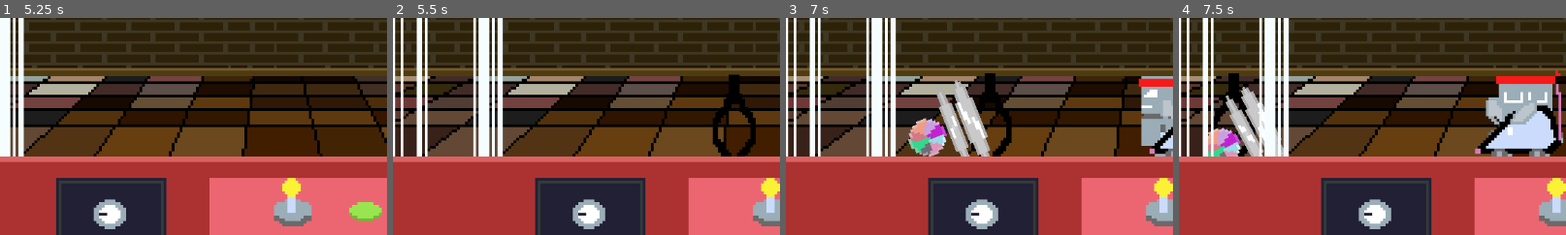
Above: before the commit, frames 1-4 (left to right).
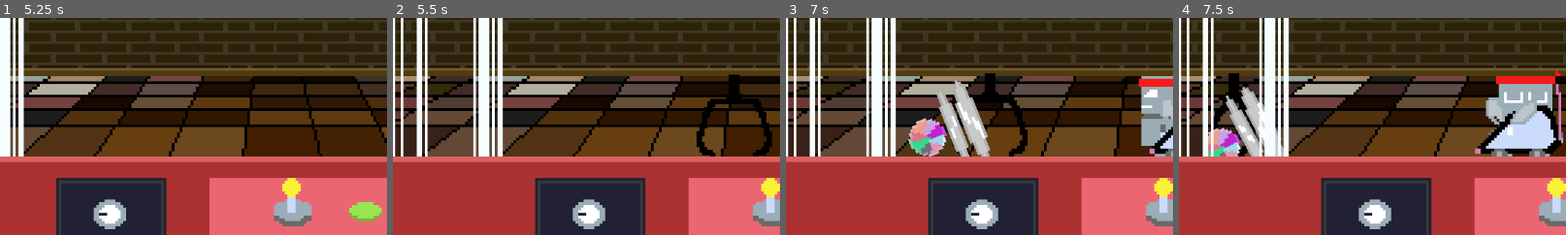
Above: after the commit, the same moments.

Repository: Jossulus/gamedevjs-jam
Game: Godot game, scene res://Scenes/main_menu.tscn
The game is run twice, just before and just after one commit, with the same random seed, the same clock (stepped at 60 frames per second) and the same inputs.
Inputs (mouse positions are % of the whole screen's width and height, from its top left):
- Up to frame 1 (5.25 s): click "INSERT COIN" at 0.5 s; tap Enter at 1.25 s; move the mouse to (72, 45) at 1.27 s; hold D (claw_right) 1.28-2.78 s; click (72, 45) at 1.35 s; tap W (claw_up) at 1.52, 2.27, 3.77, 4.52 s; move the mouse to (30, 55) at 2.02 s; click (30, 55) at 2.1 s; move the mouse to (60, 28) at 2.77 s; hold A (claw_left) 2.78-3.53 s; click (60, 28) at 2.85 s; move the mouse to (45, 70) at 3.52 s; hold D (claw_right) 3.53-5.03 s; click (45, 70) at 3.6 s; move the mouse to (80, 65) at 4.27 s; click (80, 65) at 4.35 s; move the mouse to (20, 35) at 5.02 s; hold A (claw_left) from 5.03 s (still down); click (20, 35) at 5.1 s
- Up to frame 2 (5.5 s): keep holding A (claw_left); tap W (claw_up) at 5.27 s
- Up to frame 3 (7 s): move the mouse to (55, 50) at 5.77 s; release A (claw_left) at 5.78 s; hold D (claw_right) 5.78-6.53 s; click (55, 50) at 5.85 s; move the mouse to (35, 25) at 6.52 s; hold A (claw_left) from 6.53 s (still down); click (35, 25) at 6.6 s; tap W (claw_up) at 6.77 s
- Up to frame 4 (7.5 s): keep holding A (claw_left); move the mouse to (72, 45) at 7.27 s; click (72, 45) at 7.35 s
The pictures show only the part of the screen within x 4-54%, y 41-91%; the shares and areas given below are measured in that part.

Frame 1 is identical in both runs. In frame 2, 2.0% of the frame differs, in the area x 78-98%, y 37-64%; in frame 3, 1.1%; in frame 4, nothing differs.

Commit message:
Claw opened in wrong spots fix

Diff:
--- a/gamedev.js-entry/Objects/Claw/claw.gd
+++ b/gamedev.js-entry/Objects/Claw/claw.gd
@@ -181,6 +181,7 @@
 	if grabbed_item:
 		grabbed_item.reparent(get_tree().root.get_node("Game"))
 		grabbed_item.is_grabbed = false
+		claw_sprite.play('open')
 	grabbed_item = null
 
 
